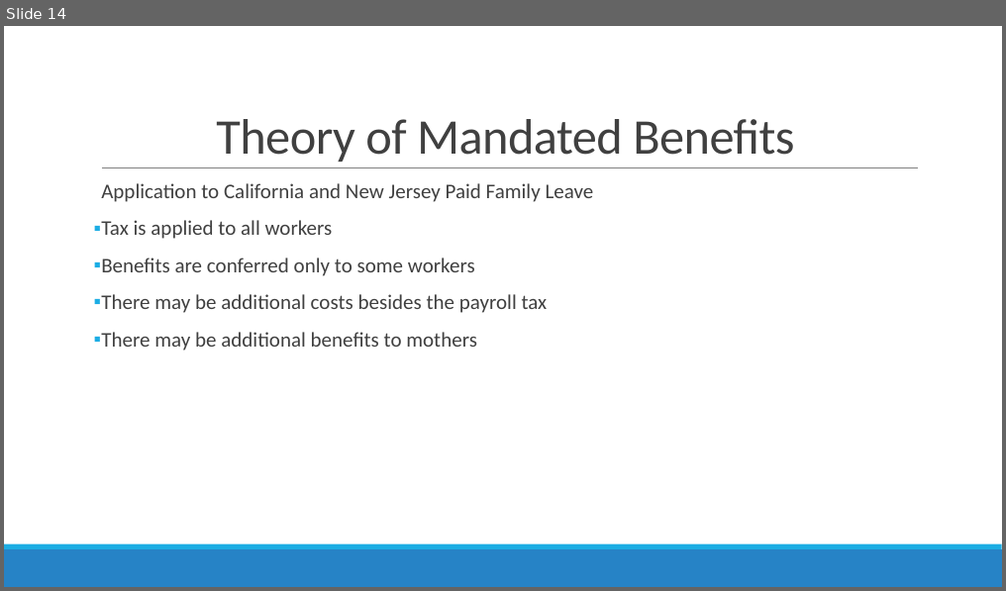
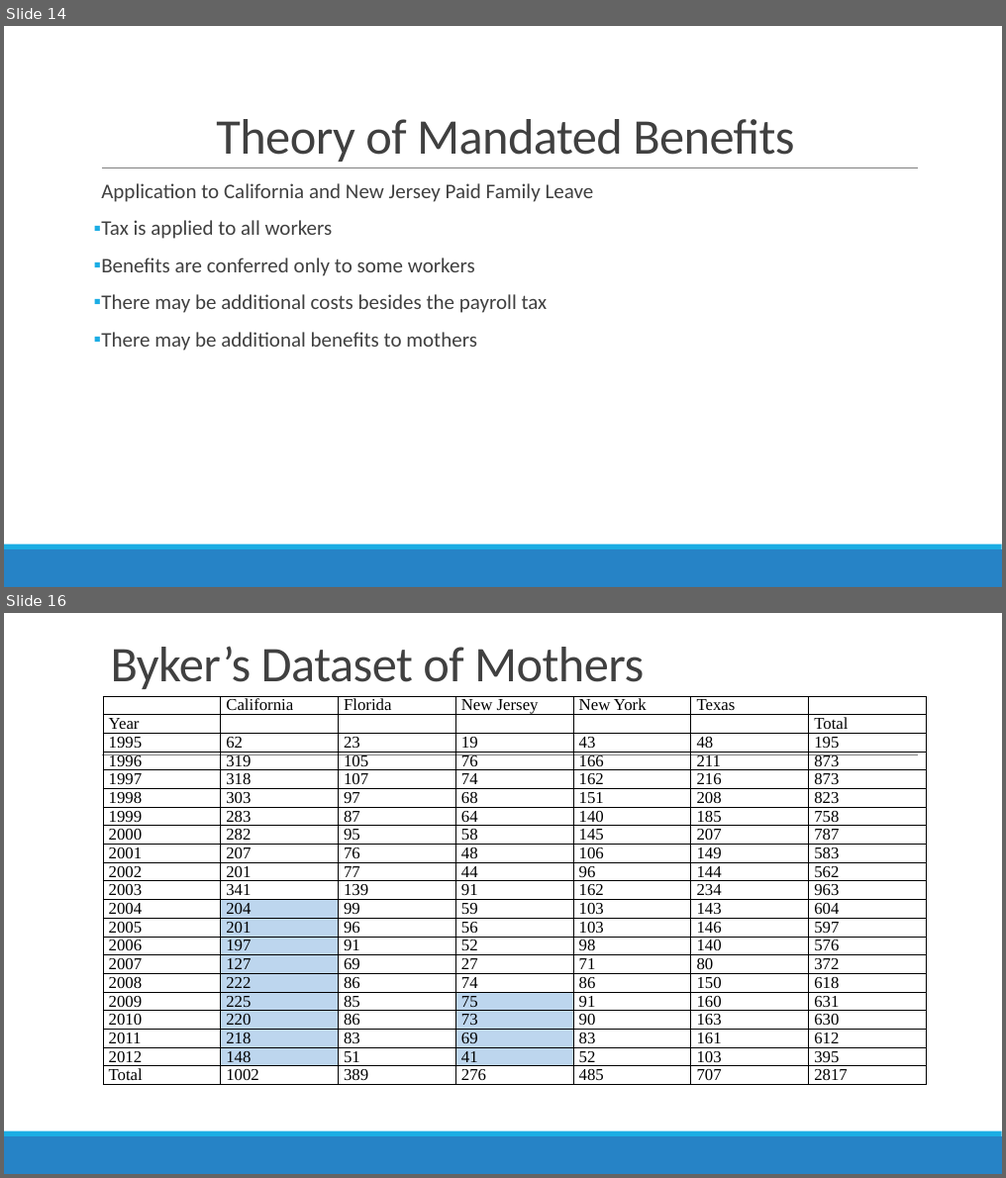
Before and after one commit to alexgoldsmith/Thesis, a slide deck: Thesis.pptx. Shown one above the other, each under a label of ours: slide 14 before the commit, slides 14 and 16 after it; the slides between them are not shown. The pictures are 1006x591 and 1006x1178 pixels, drawn with LibreOffice and Linux fonts; fonts in the diff are those of the drawing. Boxes give left, top, right and bottom in pixels: in the first picture for what was removed or moved away, otherwise in the second. Text is boxed around its words. In the diff, an @@ line names an element or a change of style, - is before the commit and + after.

```diff
--- a/Thesis.pptx
+++ b/Thesis.pptx
@@ slide 16 added at [4, 613, 1002, 1174], background #FFFFFF; not listed: 3 template elements that a slide beside it also shows @@
@@ title added at [111, 646, 644, 689], 48 pt, text #404040 @@
+Byker’s Dataset of Mothers
@@ table added at [103, 696, 926, 1115], 21 rows, 7 columns @@
+ | California | Florida | New Jersey | New York | Texas | 
+Year |  |  |  |  |  | Total
+1995 | 62 | 23 | 19 | 43 | 48 | 195
+1996 | 319 | 105 | 76 | 166 | 211 | 873
+1997 | 318 | 107 | 74 | 162 | 216 | 873
+1998 | 303 | 97 | 68 | 151 | 208 | 823
+1999 | 283 | 87 | 64 | 140 | 185 | 758
+2000 | 282 | 95 | 58 | 145 | 207 | 787
+2001 | 207 | 76 | 48 | 106 | 149 | 583
+2002 | 201 | 77 | 44 | 96 | 144 | 562
+2003 | 341 | 139 | 91 | 162 | 234 | 963
+2004 | 204 | 99 | 59 | 103 | 143 | 604
+2005 | 201 | 96 | 56 | 103 | 146 | 597
+2006 | 197 | 91 | 52 | 98 | 140 | 576
+2007 | 127 | 69 | 27 | 71 | 80 | 372
+2008 | 222 | 86 | 74 | 86 | 150 | 618
+2009 | 225 | 85 | 75 | 91 | 160 | 631
+2010 | 220 | 86 | 73 | 90 | 163 | 630
+2011 | 218 | 83 | 69 | 83 | 161 | 612
+2012 | 148 | 51 | 41 | 52 | 103 | 395
+Total | 1002 | 389 | 276 | 485 | 707 | 2817
```
Also in this commit, not shown: 4 other slides added.
